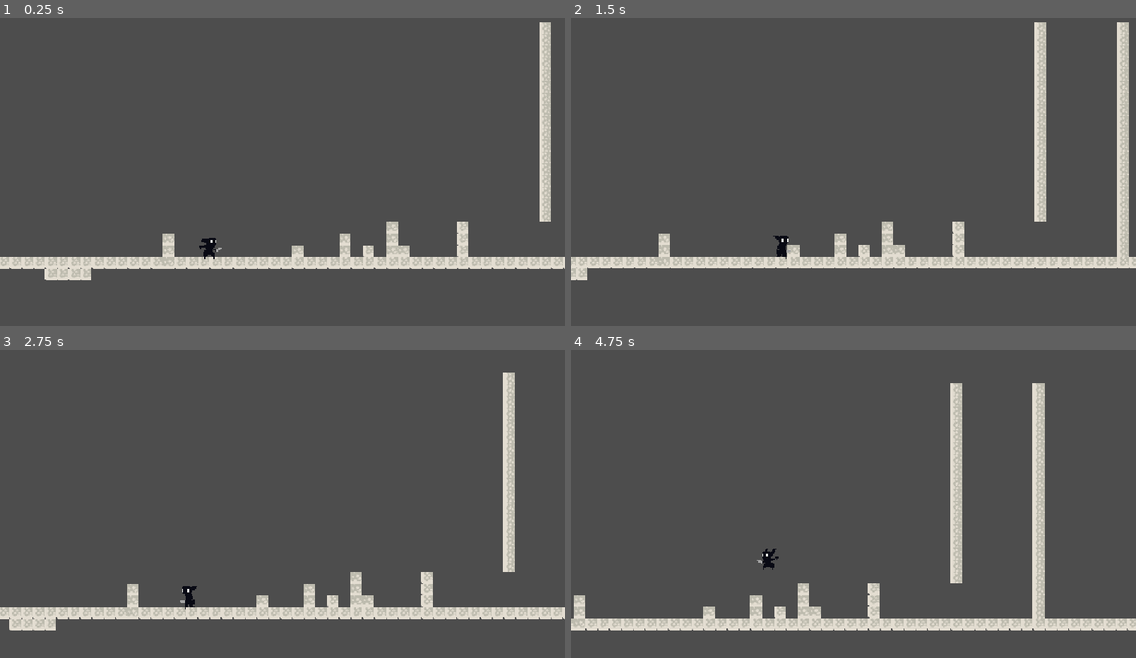
Above: before the commit, frames 1-4 (two rows, left to right).
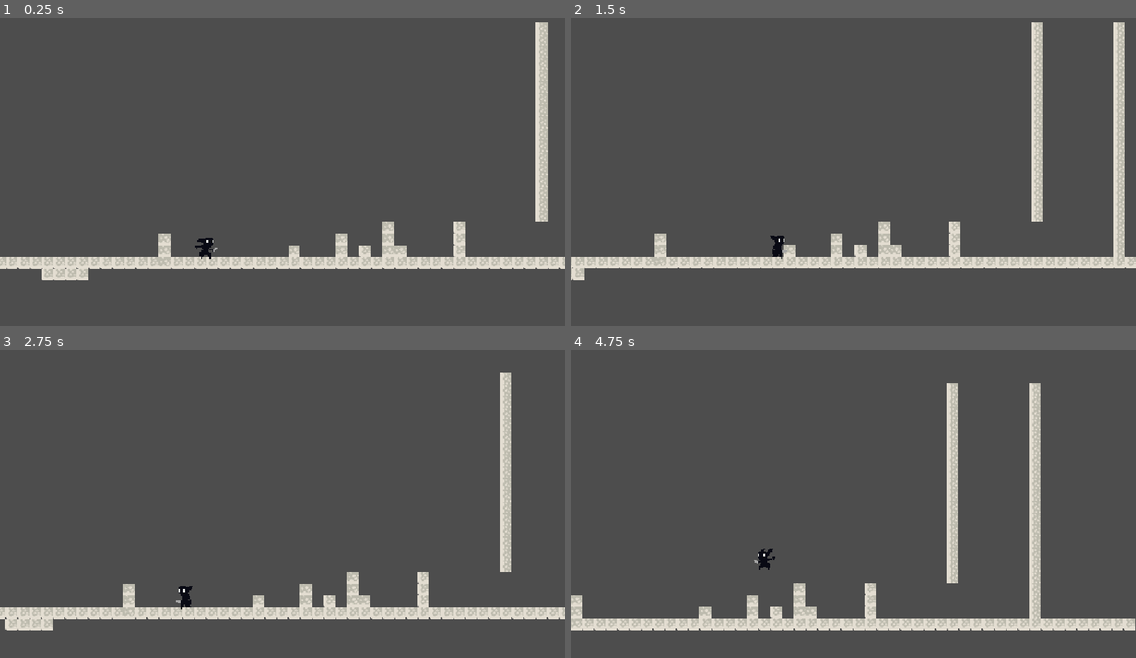
Above: after the commit, the same moments.

Repository: harish-mac/incendium
Game: Godot game, scene res://scenes/game.tscn
The game is run twice, just before and just after one commit, with the same random seed, the same clock (stepped at 60 frames per second) and the same inputs.
Inputs:
- Up to frame 1 (0.25 s): no input
- Up to frame 2 (1.5 s): hold Right (move_right) from 0.53 s (still down); tap Shift (dash) at 0.6, 1.35 s; tap Space (jump) at 0.77 s
- Up to frame 3 (2.75 s): tap Space (jump) at 1.52 s; release Right (move_right) at 2.03 s; hold Left (move_left) from 2.03 s (still down); tap Shift (dash) at 2.1 s
- Up to frame 4 (4.75 s): release Left (move_left) at 2.78 s; hold Right (move_right) 2.78-4.28 s; tap Shift (dash) at 2.85, 3.6, 4.35 s; tap Space (jump) at 3.02, 3.77, 4.52 s; hold Left (move_left) from 4.28 s (still down)

The runs differ from the first frame. In frame 1, 3.7% of the frame differs, in the area x 0-100%, y 1-86%; in frame 2, 5.0%; in frame 3, 3.6%; in frame 4, 5.0%, in the area x 0-100%, y 10-92%.

Commit message:
saw-spike

Diff:
--- a/project.godot
+++ b/project.godot
@@ -14,6 +14,10 @@
 run/main_scene="res://scenes/game.tscn"
 config/features=PackedStringArray("4.7", "Forward Plus")
 config/icon="res://icon.svg"
+
+[autoload]
+
+Global="*uid://ebyqdmqojs6w"
 
 [display]
 
--- a/scenes/game.tscn
+++ b/scenes/game.tscn
@@ -2,6 +2,7 @@
 
 [ext_resource type="PackedScene" uid="uid://cxdulcap0vg37" path="res://scenes/protag.tscn" id="1_uwrxv"]
 [ext_resource type="Texture2D" uid="uid://d4crr2v6wmdds" path="res://assets/Celestial-Ruins/Tile-Map-All/Tile-Map.png" id="2_yqjtg"]
+[ext_resource type="PackedScene" uid="uid://c0ffnei68v72k" path="res://scenes/killzone.tscn" id="3_lnu2h"]
 
 [sub_resource type="TileSetAtlasSource" id="TileSetAtlasSource_lnu2h"]
 texture = ExtResource("2_yqjtg")
@@ -295,17 +296,27 @@
 physics_layer_0/collision_layer = 1
 sources/0 = SubResource("TileSetAtlasSource_lnu2h")
 
+[sub_resource type="WorldBoundaryShape2D" id="WorldBoundaryShape2D_r0ofg"]
+distance = -175.0
+
 [node name="game" type="Node2D" unique_id=25207508]
 
 [node name="Protag" parent="." unique_id=246469202 instance=ExtResource("1_uwrxv")]
 position = Vector2(0, -1)
 
 [node name="Camera2D" type="Camera2D" parent="Protag" unique_id=1416390363]
-position = Vector2(99, -122)
+position = Vector2(104, -122)
 zoom = Vector2(1.5, 1.5)
+limit_bottom = 150
+limit_smoothed = true
 position_smoothing_enabled = true
 
 [node name="TileMap" type="TileMap" parent="." unique_id=512900979]
 tile_set = SubResource("TileSet_tykhb")
 format = 2
 layer_0/tile_data = PackedInt32Array(65528, 393216, 9, 65529, 393216, 9, 65530, 393216, 9, 65531, 393216, 9, 65533, 393 …(2324 unchanged characters)…
+
+[node name="Area2D" parent="." unique_id=1770200705 instance=ExtResource("3_lnu2h")]
+
+[node name="CollisionShape2D" type="CollisionShape2D" parent="Area2D" unique_id=54070255]
+shape = SubResource("WorldBoundaryShape2D_r0ofg")
--- /dev/null
+++ b/scenes/killzone.gd
@@ -0,0 +1,12 @@
+extends Area2D
+
+@onready var timer: Timer = $Timer
+
+func _on_body_entered(body: Node2D) -> void:
+	print("You DIED!!!")
+	timer.start()
+
+
+
+func _on_timer_timeout() -> void:
+	get_tree().reload_current_scene()
--- /dev/null
+++ b/scenes/killzone.tscn
@@ -0,0 +1,13 @@
+[gd_scene format=3 uid="uid://c0ffnei68v72k"]
+
+[ext_resource type="Script" uid="uid://b163rar0r58gk" path="res://scenes/killzone.gd" id="1_xlapc"]
+
+[node name="Area2D" type="Area2D" unique_id=1770200705]
+script = ExtResource("1_xlapc")
+
+[node name="Timer" type="Timer" parent="." unique_id=979211693]
+wait_time = 0.7
+one_shot = true
+
+[connection signal="body_entered" from="." to="." method="_on_body_entered"]
+[connection signal="timeout" from="Timer" to="." method="_on_timer_timeout"]
--- /dev/null
+++ b/scenes/saw.tscn
@@ -0,0 +1,17 @@
+[gd_scene format=3 uid="uid://by40qboon7elj"]
+
+[ext_resource type="Texture2D" uid="uid://bsmereyf66rai" path="res://scripts/Asset 293.png" id="1_kprxg"]
+[ext_resource type="PackedScene" uid="uid://c0ffnei68v72k" path="res://scenes/killzone.tscn" id="2_846d5"]
+
+[sub_resource type="CircleShape2D" id="CircleShape2D_tykhb"]
+radius = 29.068884
+
+[node name="Saw" type="Node2D" unique_id=1791412340]
+
+[node name="Sprite2D" type="Sprite2D" parent="." unique_id=1810200905]
+texture = ExtResource("1_kprxg")
+
+[node name="Area2D" parent="." unique_id=1770200705 instance=ExtResource("2_846d5")]
+
+[node name="CollisionShape2D" type="CollisionShape2D" parent="Area2D" unique_id=1351410772]
+shape = SubResource("CircleShape2D_tykhb")
--- /dev/null
+++ b/scenes/spike.tscn
@@ -0,0 +1,18 @@
+[gd_scene format=3 uid="uid://bx63jfefpd8sb"]
+
+[ext_resource type="Texture2D" uid="uid://bfxf8uashtcgq" path="res://scripts/Asset 220.png" id="1_7a7y0"]
+[ext_resource type="PackedScene" uid="uid://c0ffnei68v72k" path="res://scenes/killzone.tscn" id="2_d2mqm"]
+
+[sub_resource type="RectangleShape2D" id="RectangleShape2D_r0ofg"]
+size = Vector2(41, 53.5)
+
+[node name="spike" type="Node2D" unique_id=1256125073]
+
+[node name="Sprite2D" type="Sprite2D" parent="." unique_id=1152541995]
+texture = ExtResource("1_7a7y0")
+
+[node name="Area2D" parent="." unique_id=1770200705 instance=ExtResource("2_d2mqm")]
+
+[node name="CollisionShape2D" type="CollisionShape2D" parent="Area2D" unique_id=848437385]
+position = Vector2(1.5, 4.25)
+shape = SubResource("RectangleShape2D_r0ofg")
--- /dev/null
+++ b/scripts/global.gd
@@ -0,0 +1,3 @@
+extends Node
+
+var lives: int = 3
--- a/scripts/protag.gd
+++ b/scripts/protag.gd
@@ -3,12 +3,12 @@
 const SPEED = 130.0
 const DASH_SPEED_MULTIPLIER = 2.5
 const JUMP_VELOCITY = -360.0
-const WALL_JUMP_PUSHBACK = 200.0
+const WALL_JUMP_PUSHBACK = 100.0
 const WALL_SLIDE_SPEED = 100.0 # NEW: The maximum falling speed when hugging a wall
 
 const DASH_DURATION = 0.25
 const DASH_COOLDOWN = 1.0
-const WALL_JUMP_LOCK_TIME = 0.15
+const WALL_JUMP_LOCK_TIME = 0.25
 
 var dash_time_left := 0.0
 var dash_cooldown_left := 0.0
@@ -64,7 +64,7 @@
 	if is_dashing:
 		velocity.x = dash_direction * SPEED * DASH_SPEED_MULTIPLIER
 		velocity.y = 0
-		animated_sprite.play("dash")
+		animated_sprite.play("roll")
 	else:
 		# Standard horizontal steering (if not locked by wall jump)
 		if wall_jump_lock_left <= 0:
Binary file added: scenes/New Piskel.png
Not shown, added: scenes/New Piskel.png.import
Binary file added: scenes/image-Photoroom(4).png
Not shown, added: scenes/image-Photoroom(4).png.import
Not shown, added: scenes/killzone.gd.uid
Binary file added: scripts/Asset 220.png
Not shown, added: scripts/Asset 220.png.import
Binary file added: scripts/Asset 293.png
Not shown, added: scripts/Asset 293.png.import
Not shown, added: scripts/global.gd.uid
